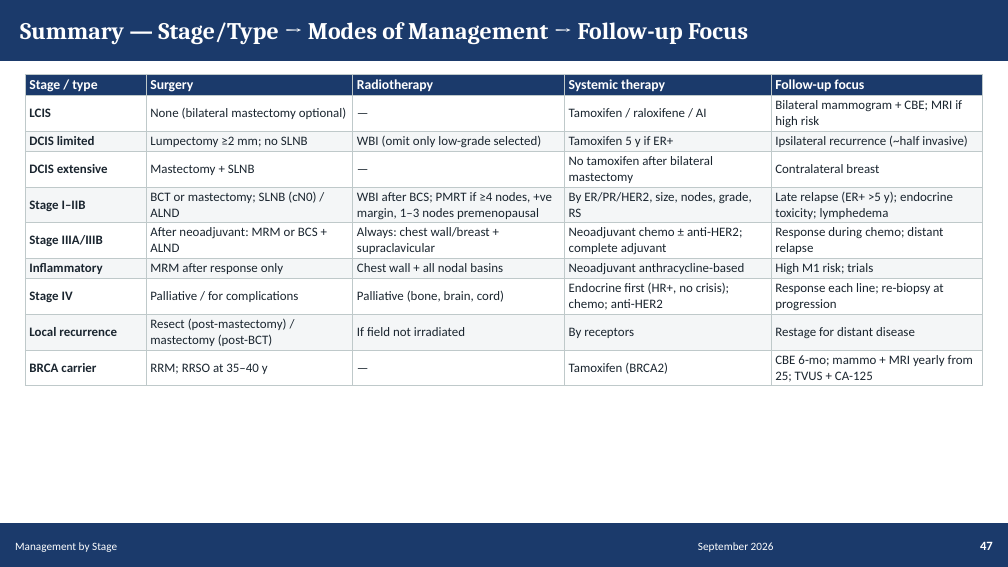
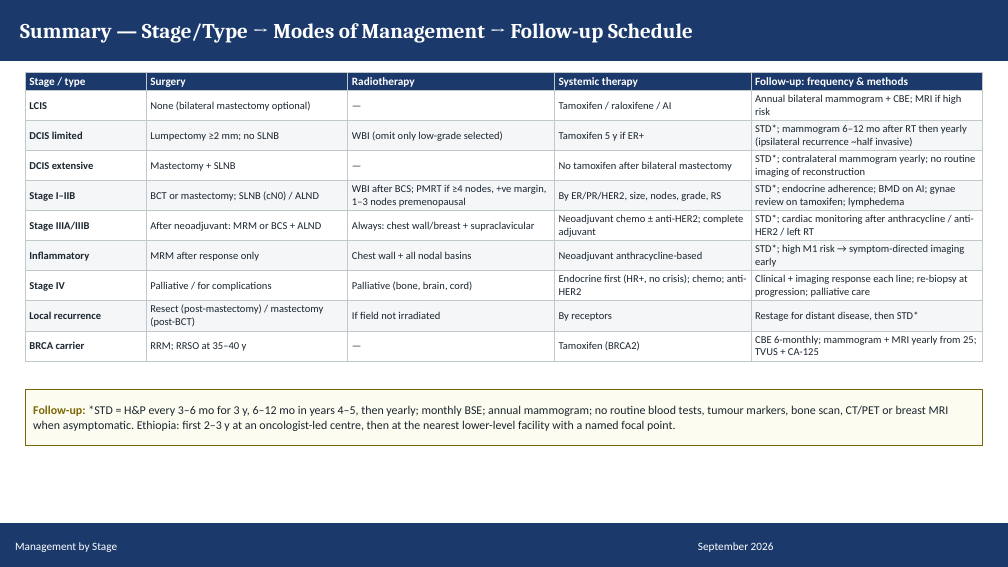
Before and after one commit to Muluamlak/Phone, a slide deck: slide 47 of BreastCancer_Management_Visual_65.pptx. Drawn at 1008x567 pixels with LibreOffice and Linux fonts; fonts in the diff are those of the drawing. Boxes give left, top, right and bottom in pixels: in the first picture for what was removed or moved away, otherwise in the second. Text is boxed around its words. In the diff, an @@ line names an element or a change of style, - is before the commit and + after.

```diff
--- a/BreastCancer_Management_Visual_65.pptx
+++ b/BreastCancer_Management_Visual_65.pptx
@@ text at bbox=[20, 23, 693, 43]: text changed; size 17 to 15 pt @@
-Summary — Stage/Type → Modes of Management → Follow-up Focus
+Summary — Stage/Type → Modes of Management → Follow-up Schedule
@@ table at bbox=[25, 73, 983, 359] @@
-row 1, column 5: Follow-up focus
+row 1, column 5: Follow-up: frequency & methods
-row 2, column 5: Bilateral mammogram + CBE; MRI if high risk
+row 2, column 5: Annual bilateral mammogram + CBE; MRI if high risk
-row 3, column 5: Ipsilateral recurrence (~half invasive)
+row 3, column 5: STD*; mammogram 6–12 mo after RT then yearly (ipsilateral recurrence ~half invasive)
-row 4, column 5: Contralateral breast
+row 4, column 5: STD*; contralateral mammogram yearly; no routine imaging of reconstruction
-row 5, column 5: Late relapse (ER+ >5 y); endocrine toxicity; lymphedema
+row 5, column 5: STD*; endocrine adherence; BMD on AI; gynae review on tamoxifen; lymphedema
-row 6, column 5: Response during chemo; distant relapse
+row 6, column 5: STD*; cardiac monitoring after anthracycline / anti-HER2 / left RT
-row 7, column 5: High M1 risk; trials
+row 7, column 5: STD*; high M1 risk → symptom-directed imaging early
-row 8, column 5: Response each line; re-biopsy at progression
+row 8, column 5: Clinical + imaging response each line; re-biopsy at progression; palliative care
-row 9, column 5: Restage for distant disease
+row 9, column 5: Restage for distant disease, then STD*
-row 10, column 5: CBE 6-mo; mammo + MRI yearly from 25; TVUS + CA-125
+row 10, column 5: CBE 6-monthly; mammogram + MRI yearly from 25; TVUS + CA-125
@@ size 9.8 to 8 pt in "Stage / type", "Surgery", "Radiotherapy", "Systemic therapy" @@
@@ size 9.2 to 7.5 pt in "LCIS", "None (bilateral mastectomy optional)", "—", "Tamoxifen / raloxifene / AI" and 32 more places @@
@@ rectangle added at bbox=[25, 389, 983, 446], fill #FDFCF0, outline #7D6608 0.75 pt @@
@@ text added at bbox=[33, 405, 949, 431], 8.5 pt, text #1A252F @@
+Follow-up: *STD = H&P every 3–6 mo for 3 y, 6–12 mo in years 4–5, then yearly; monthly BSE; annual mammogram; no routine blood tests, tumour markers, bone scan, CT/PET or breast MRI when asymptomatic. Ethiopia: first 2–3 y at an oncologist-led centre, then at the nearest lower-level facility with a named focal point.
@@ text removed at bbox=[980, 541, 993, 550] @@
-47
```
Also in this commit, not shown: 64 other slides changed.
